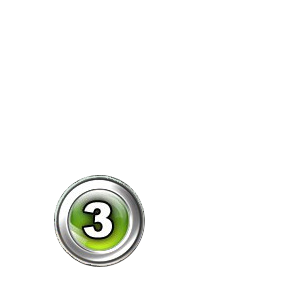
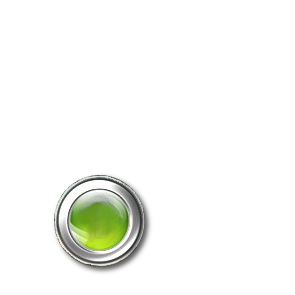
Layer changes from the first 295×295 image to the second:
hid "3 (from original)" over (68, 190, 129, 251)
added layer "Drop Shadow" (65%) over (52, 173, 153, 275)
